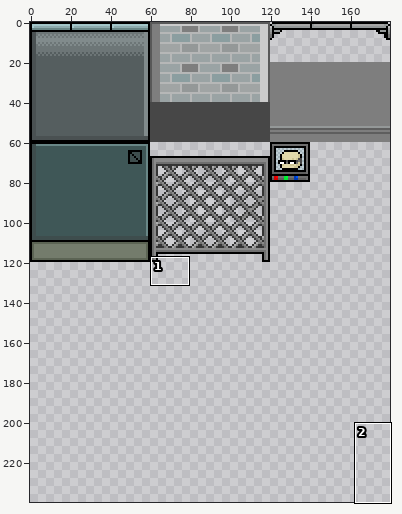
Two versions of one sprite sheet, Level Editor/tiles_concept_01.png. Above: a wide view before the commit, with the close-up outlined.
Close-up. Earlier state:
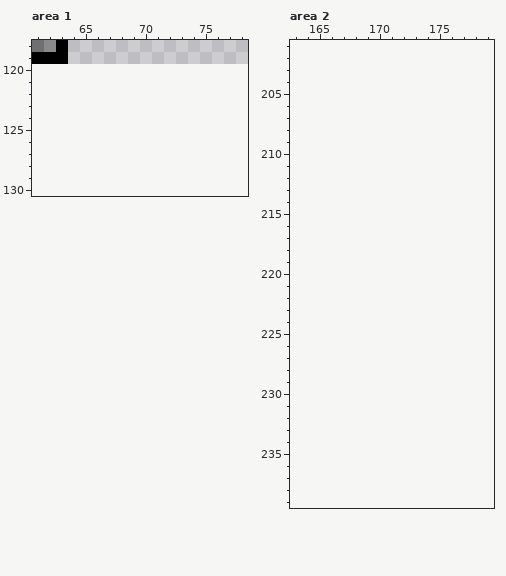
The file is 360x240 pixels, drawn in blocks of 2x2; one block is one cell here. Colours within 5 levels of each other are drawn and written as one. Shown: area 1: x 61..78, y 118..130; area 2: x 163..179, y 201..239. The old version is drawn lined up with the new one, on the new canvas. The commit also changed other parts of the picture, which this record leaves out.
And afterwards:
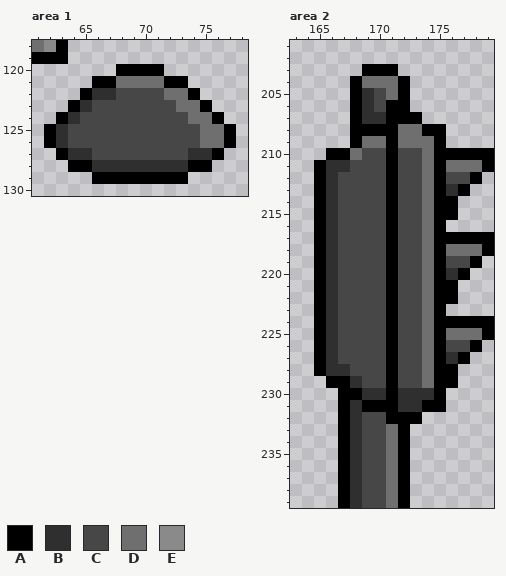
Palette (. is transparent): A #000000  B #2f2f2f  C #474747  D #6f6f6f  E #8a8a8a
The exact change:
canvas 180x120 -> 180x240
Area 1:
y 120: x 68..71 .... -> AAAA
y 121: x 66..73 ........ -> AADDDDAA
y 122: x 65..74 .......... -> ABBCCCCDDA
y 123: x 64..75 ............ -> ABCCCCCCCDDA
y 124: x 63..76 .............. -> ABCCCCCCCCCDDA
y 125..126: x 62..77 ................ -> ABCCCCCCCCCCCDDA
y 127: x 63..76 .............. -> ABBCCCCCCCCBBA
y 128: x 64..75 ............ -> AABBBBBBBBAA
y 129: x 66..73 ........ -> AAAAAAAA
Area 2:
y 203: x 169..171 ... -> AAA
y 204: x 168..172 ..... -> ADDDA
y 205: x 168..172 ..... -> ABCDA
y 206: x 168..172 ..... -> ABCAA
y 207: x 168..173 ...... -> ABBAAA
y 208: x 168..175 ........ -> AAAADDAA
y 209: x 168..175 ........ -> ADDADDDA
y 210: x 166..179 .............. -> AADCCACCDAAAAA
y 211: x 165..179 ............... -> ABBCCCACCDADDDA
y 212: x 165..178 .............. -> ABCCCCACCDACCA
y 213: x 165..177 ............. -> ABCCCCACCDABA
y 214..215: x 165..176 ............ -> ABCCCCACCDAA
y 216: x 165..175 ........... -> ABCCCCACCDA
y 217: x 165..179 ............... -> ABCCCCACCDAAAAA
y 218: x 165..179 ............... -> ABCCCCACCDADDDA
y 219: x 165..178 .............. -> ABCCCCACCDACCA
y 220: x 165..177 ............. -> ABCCCCACCDABA
y 221..222: x 165..176 ............ -> ABCCCCACCDAA
y 223: x 165..175 ........... -> ABCCCCACCDA
y 224: x 165..179 ............... -> ABCCCCACCDAAAAA
y 225: x 165..179 ............... -> ABCCCCACCDADDDA
y 226: x 165..178 .............. -> ABCCCCACCDACCA
y 227: x 165..177 ............. -> ABCCCCACCDABA
y 228: x 165..176 ............ -> ABBCCCACCDAA
y 229: x 166..176 ........... -> AABCCACCDAA
y 230: x 167..175 ......... -> AABBABBBA
y 231: x 167..175 ......... -> ABAAABBAA
y 232: x 167..173 ....... -> ABCCAAA
y 233..239: x 167..172 ...... -> ABCCDA
